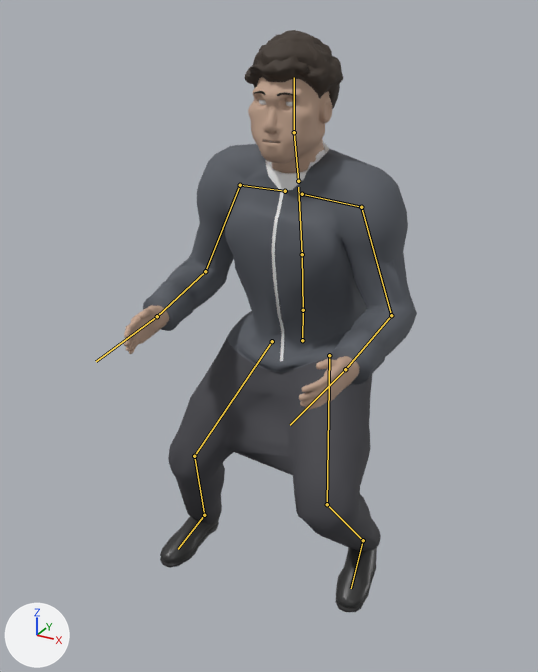
An edit to the glTF model src/decision_pitch/web/figures/figure.glb, drawn before and after from the same camera.
Both versions are drawn from a 50 mm lens placed at (0.908, -1.806, 1.747), pointed at (-0.028, -0.104, 0.896). Every picture has the same lights, and +X, +Y and +Z are marked at lower left. The picture after the commit comes second. Both versions are drawn at frame 9 of the action 'strafe_L'; the numbers are the values there. The bones that change, and the others that lie on the model, are drawn over the model as lines.

Objects in the first picture: 'body', 'coat', 'eyes', 'hair_bun', 'hair_buzz', 'hair_curly', 'hair_short', 'hair_swept'.
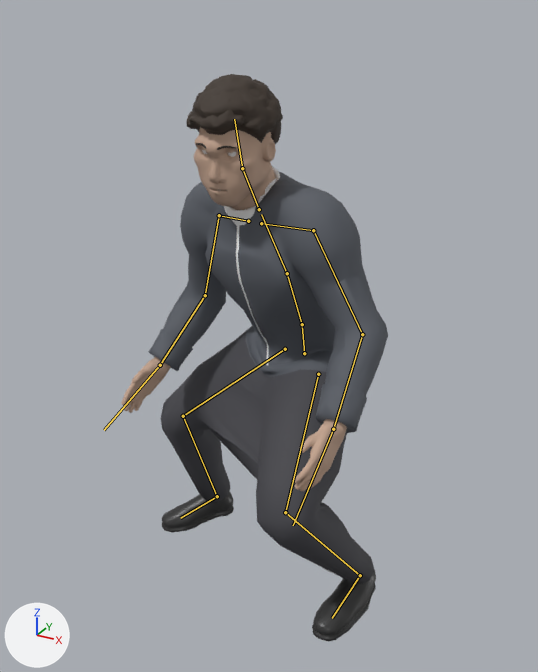
Boxes [x1, y1, x2, y2] around the edits, measured in the pictures (538 x 672 px):
'coat', posed (12% narrower)
    before: [143, 142, 417, 551]
    after: [148, 166, 388, 584]
'body', posed
    before: [124, 77, 377, 612]
    after: [121, 127, 376, 642]
'hair_curly', posed (6% shorter)
    before: [245, 30, 343, 109]
    after: [186, 74, 283, 148]
'hair_swept', posed (10% shorter)
    before: [253, 37, 330, 98]
    after: [192, 86, 272, 141]
'hair_short', posed
    before: [254, 74, 330, 99]
    after: [196, 125, 262, 150]
'eyes', posed
    before: [259, 100, 295, 142]
    after: [202, 150, 236, 157]
'hair_bun', posed
    before: [257, 77, 329, 97]
    after: [204, 129, 272, 142]
'hair_buzz', posed
    before: [258, 78, 330, 98]
    after: [198, 128, 272, 141]
bone 'hips', root to tip
    before: (302, 340) to (303, 310)
    after: (304, 353) to (302, 325)
bone 'spine', root to tip
    before: (303, 310) to (302, 254)
    after: (302, 324) to (287, 273)
bone 'chest', root to tip
    before: (302, 254) to (298, 187)
    after: (287, 273) to (261, 214)
bone 'neck', root to tip
    before: (298, 181) to (294, 132)
    after: (259, 209) to (242, 168)
bone 'head', root to tip
    before: (294, 132) to (294, 77)
    after: (242, 168) to (234, 119)
bone 'upper_arm_L', root to tip
    before: (361, 207) to (391, 315)
    after: (313, 230) to (362, 334)
bone 'forearm_L', root to tip
    before: (391, 315) to (345, 369)
    after: (362, 334) to (333, 429)
bone 'hand_L', root to tip
    before: (345, 369) to (290, 425)
    after: (333, 429) to (293, 525)
bone 'upper_arm_R', root to tip
    before: (240, 185) to (205, 271)
    after: (219, 215) to (205, 295)
bone 'forearm_R', root to tip
    before: (205, 271) to (157, 316)
    after: (205, 295) to (160, 365)
bone 'hand_R', root to tip
    before: (157, 316) to (96, 361)
    after: (160, 365) to (104, 430)
bone 'thigh_L', root to tip
    before: (329, 355) to (327, 504)
    after: (318, 374) to (285, 512)
bone 'foot_L', root to tip
    before: (363, 540) to (351, 588)
    after: (360, 575) to (332, 618)
bone 'thigh_R', root to tip
    before: (272, 341) to (194, 456)
    after: (285, 349) to (183, 416)
bone 'shin_R', root to tip
    before: (194, 456) to (204, 515)
    after: (183, 416) to (217, 496)
bone 'foot_R', root to tip
    before: (204, 515) to (178, 549)
    after: (217, 496) to (180, 518)

What the commit changed:
Bone 'hips' (bone_hips) moves from (0.02, -0.124, -0.006) to (0.016, -0.178, -0.034).
Bone 'hips' (bone_hips) turns from (7, 1, -2) to (13, -31, -4) degrees about its own x, y and z.
Bone 'spine' (bone_spine) turns from (4, -1, -1) to (9, 6, 1) degrees about its own x, y and z.
Bone 'chest' (bone_chest) turns from (3, -1, 1) to (7, 10, 1) degrees about its own x, y and z.
Bone 'neck' (bone_neck) turns from (-6, 1, 1) to (-6, 5, -5) degrees about its own x, y and z.
Bone 'head' (bone_head) turns from (-7, 1, 1) to (-7, 7, -6) degrees about its own x, y and z.
Bone 'upper_arm_L' (bone_upper_arm_l) turns from (17, 2, -20) to (22, 1, -14) degrees about its own x, y and z.
Bone 'forearm_L' (bone_forearm_l) turns from (66, 0, 0) to (36, 0, 0) degrees about its own x, y and z.
Bone 'hand_L' (bone_hand_l) turns from (6, -25, 0) to (10, -30, 0) degrees about its own x, y and z.
Bone 'upper_arm_R' (bone_upper_arm_r) turns from (17, -3, 22) to (22, -3, 19) degrees about its own x, y and z.
Bone 'forearm_R' (bone_forearm_r) turns from (66, 0, 0) to (36, 0, 0) degrees about its own x, y and z.
Bone 'hand_R' (bone_hand_r) turns from (6, 25, 0) to (10, 30, 0) degrees about its own x, y and z.
Bone 'thigh_L' (bone_thigh_l) turns from (-53, -14, -13) to (-56, -33, -20) degrees about its own x, y and z.
Bone 'foot_L' (bone_foot_l) turns from (-27, 0, 16) to (-32, -4, 24) degrees about its own x, y and z.
Bone 'thigh_R' (bone_thigh_r) turns from (-29, 15, 17) to (-52, 29, 10) degrees about its own x, y and z.
Bone 'shin_R' (bone_shin_r) turns from (46, 0, 1) to (59, 0, 1) degrees about its own x, y and z.
Bone 'foot_R' (bone_foot_r) turns from (-18, 11, -19) to (-9, 3, -24) degrees about its own x, y and z.
